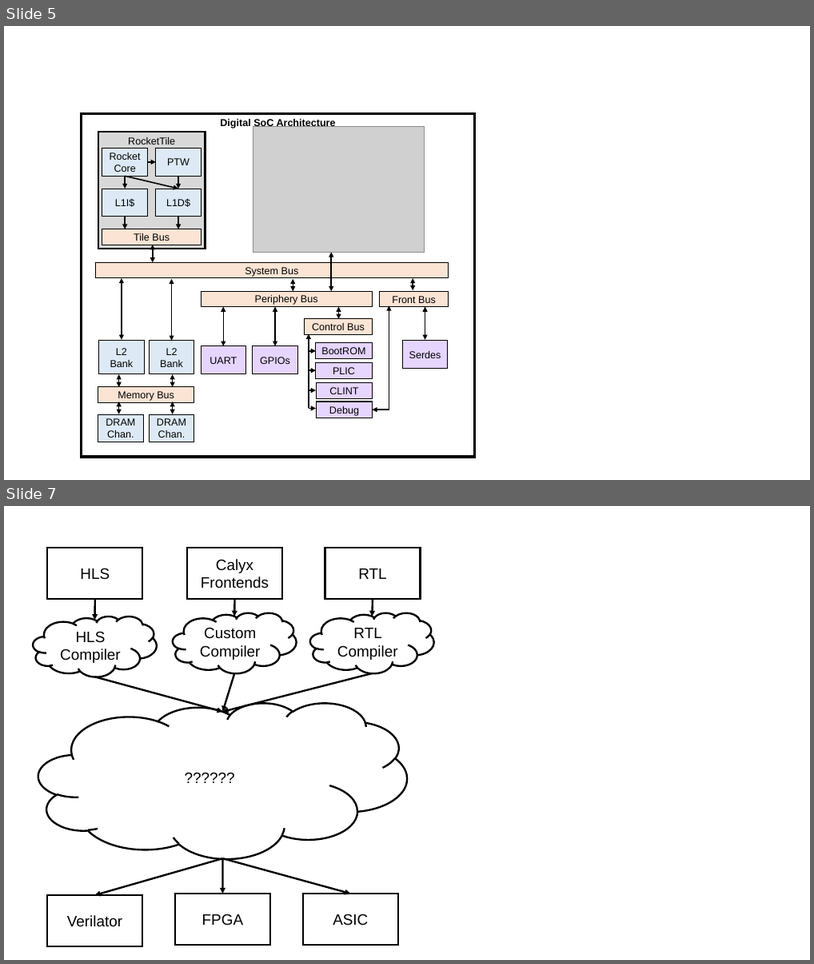
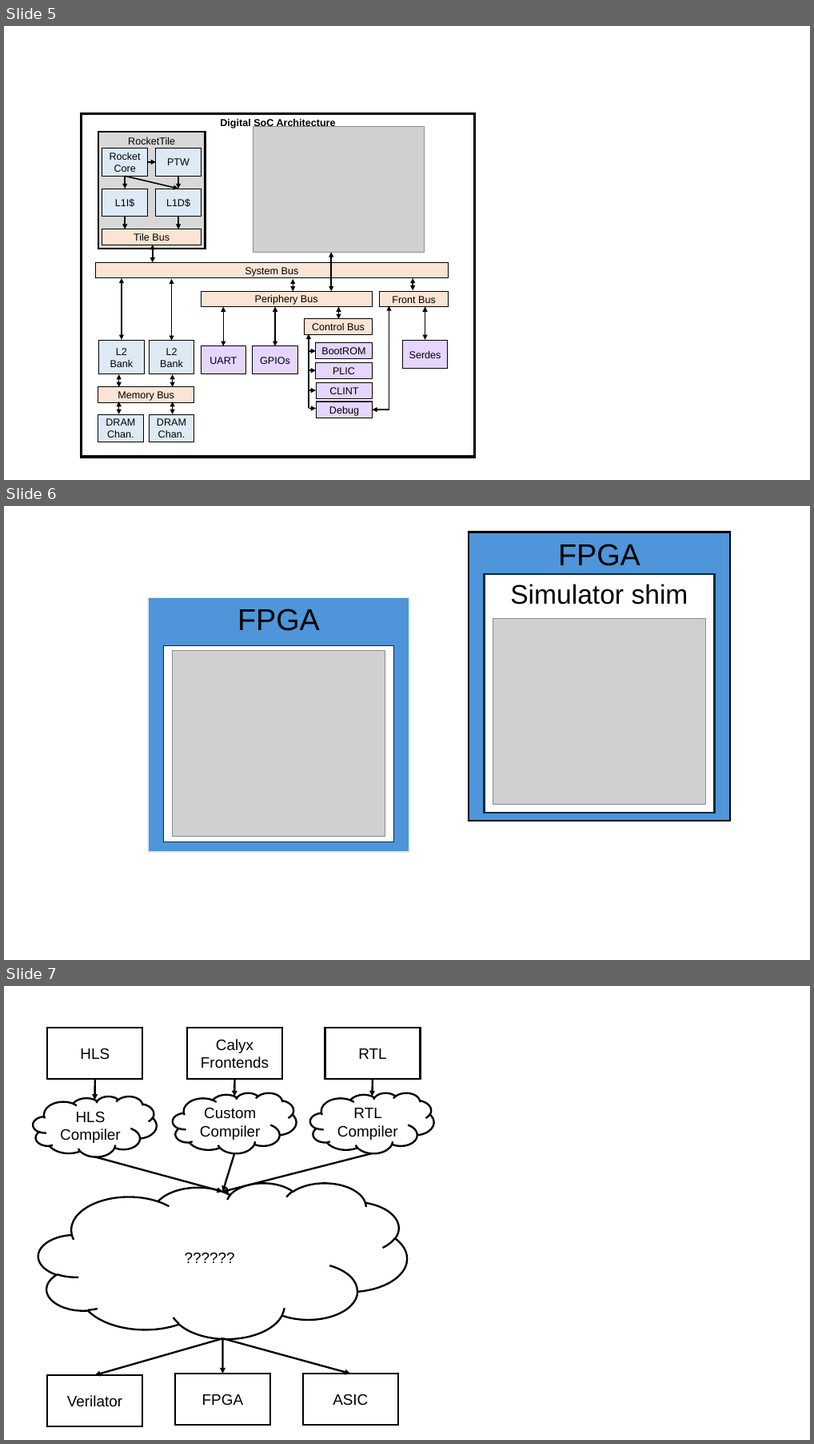
Before and after one commit to vighneshiyer/publications, a slide deck: figs/latte24/figs.pptx. Shown one above the other, each under a label of ours: slides 5 and 7 before the commit, slides 5, 6 and 7 after it; the slides between them are not shown. The pictures are 814x964 and 814x1444 pixels, drawn with LibreOffice and Linux fonts; fonts in the diff are those of the drawing; grey boxes stand for pictures. Boxes give left, top, right and bottom in pixels: in the first picture for what was removed or moved away, otherwise in the second. Text is boxed around its words. In the diff, an @@ line names an element or a change of style, - is before the commit and + after.

```diff
--- a/figs/latte24/figs.pptx
+++ b/figs/latte24/figs.pptx
@@ slide 6 added at (x1=4, y1=506, x2=810, y2=960), background #FFFFFF @@
@@ rectangle added at (x1=469, y1=532, x2=730, y2=820), fill #4E95D9, outline #000000 2.25 pt, 36 pt, text #000000 @@
+FPGA
@@ rectangle added at (x1=484, y1=574, x2=715, y2=812), fill #FFFFFF, outline #092A39 2.25 pt, 32 pt, text #000000 @@
+Simulator shim
@@ rectangle added at (x1=148, y1=597, x2=410, y2=852), fill #4E95D9, outline #E8E8E8 1.5 pt, 36 pt, text #000000 @@
+FPGA
@@ picture added at (x1=494, y1=619, x2=706, y2=804) @@
@@ rectangle added at (x1=164, y1=646, x2=394, y2=842), fill #FFFFFF, outline #092A39 1.5 pt @@
@@ picture added at (x1=172, y1=651, x2=385, y2=836) @@
```
Also in this commit, not shown: 5 other slides added, 1 slide removed, 2 other files.
